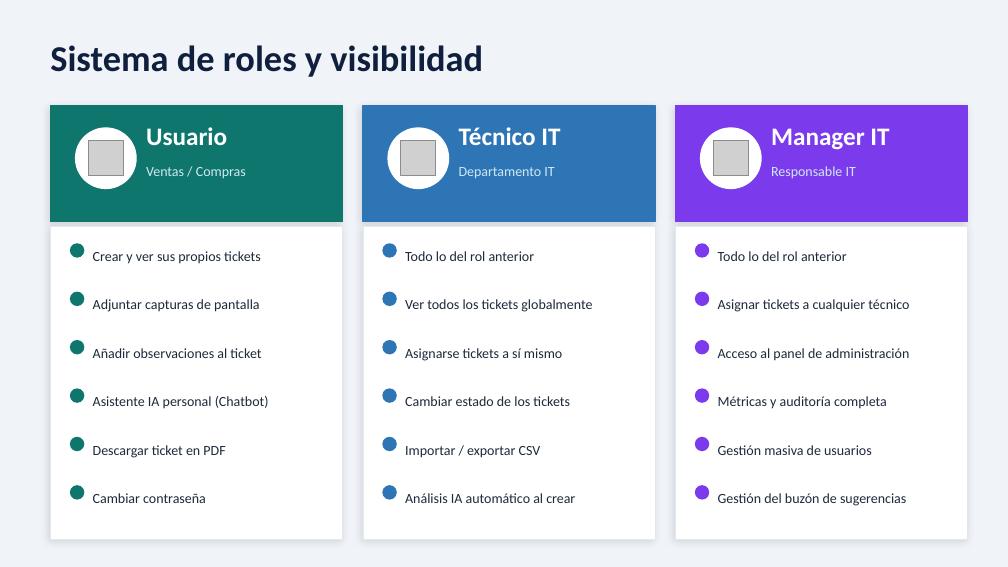
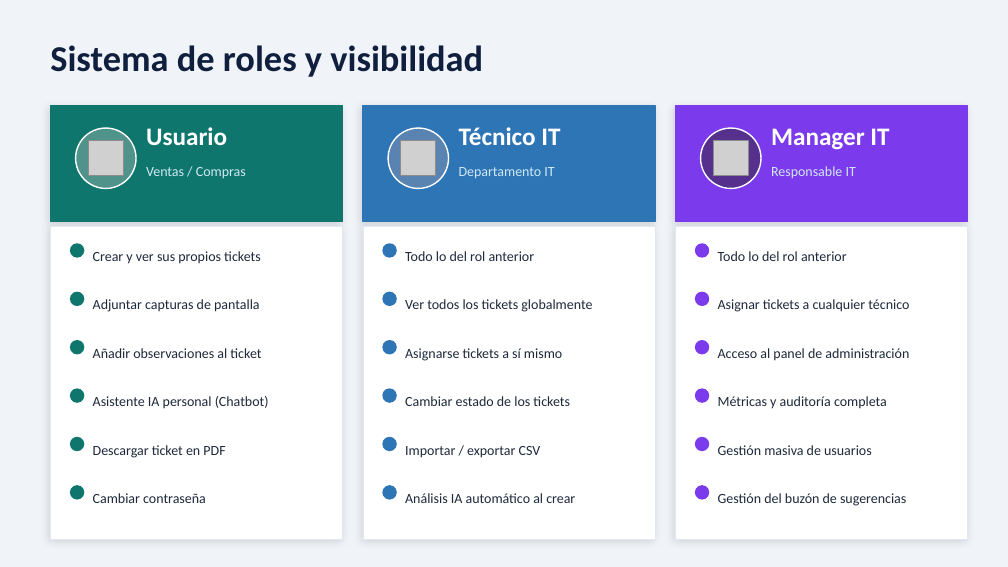
Before and after one commit to imartor99/IMTracker-ProyectoINTEGRADO-IgnacioMT, a slide deck: slide 9 of docs_requerida/IMTracker_Presentacion.odp. Drawn at 1008x567 pixels with LibreOffice and Linux fonts; fonts in the diff are those of the drawing; grey boxes stand for pictures. Boxes give left, top, right and bottom in pixels: in the first picture for what was removed or moved away, otherwise in the second. Text is boxed around its words. In the diff, an @@ line names an element or a change of style, - is before the commit and + after.

```diff
--- a/docs_requerida/IMTracker_Presentacion.odp
+++ b/docs_requerida/IMTracker_Presentacion.odp
@@ ellipse at <box>76,128,136,188</box>: fill #FFFFFF to #50938A @@
@@ ellipse at <box>388,128,449,188</box>: fill #FFFFFF to #5983B0 @@
@@ ellipse at <box>701,128,761,188</box>: fill #FFFFFF to #55308D @@
```
Also in this commit, not shown: 16 other slides changed, 2 slides added, 2 other files.
